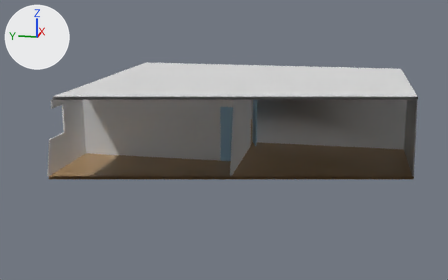
The FBX model Assets/Models/LEVEL.fbx as it was, and as the next commit left it.
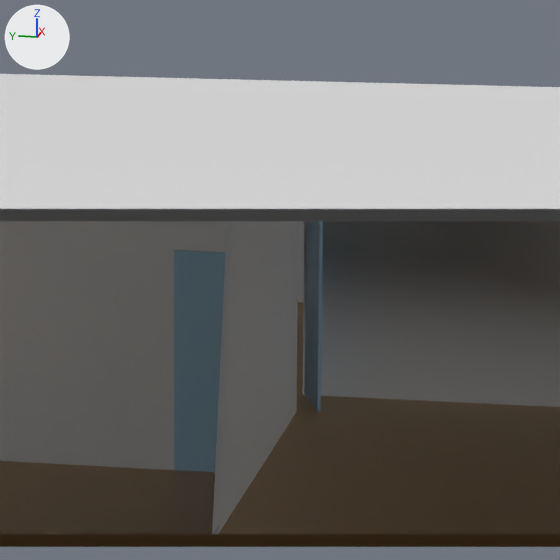
Each version is shown whole from a camera (50 mm lens) standing at (-22.97, -3.67, 6.25) and looking at (-0.35, 0.85, 0.6), then close up on the part from 40% to 70% of the width and 16% to 65% of the height. Lighting does not change. The marker at upper left points along +X, +Y and +Z. Everything nearer to the camera than a plane just in front of the edit is cut away. Where no turn or scale is listed for an object, it has been applied to the vertices.

The first close-up shows 'paredes', 'puerta_1', 'puerta_2', 'suelo', 'techo'.
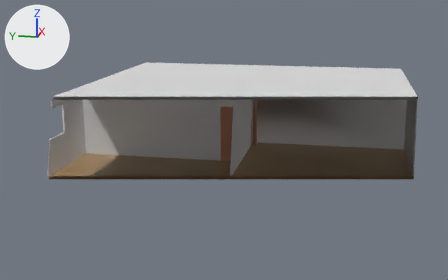
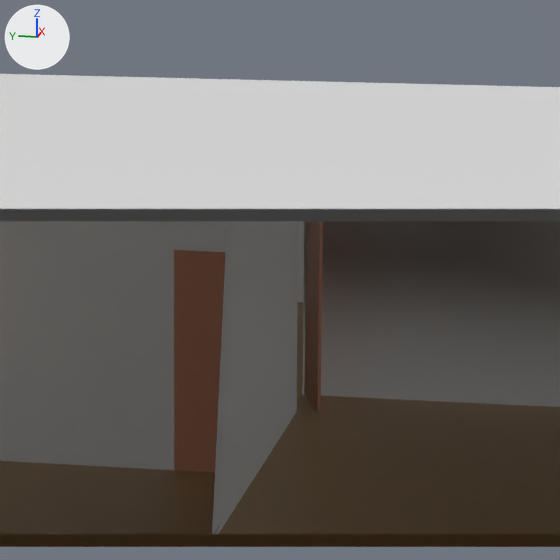
The change, as a diff of the scene's bpy script:
```diff
--- a/Assets/Models/LEVEL.fbx.py
+++ b/Assets/Models/LEVEL.fbx.py
@@ mat_mat_1 @@
 mat_mat_1 = principled_material('Mat.1')
-mat_mat_1.base_color = (0.392, 0.63, 0.8)  # blue #a8d0e7
+mat_mat_1.base_color = (0.58, 0.26, 0.162)  # brown #c88b70
 mat_mat_1.roughness = 0.434
```

Where the change shows, as pixel boxes [x1, y1, x2, y2] in the close-ups (560 x 560 px):
'puerta_1', recoloured (blue to brown)
    both: [174, 250, 226, 472]
'puerta_2', recoloured
    both: [304, 221, 323, 412]
